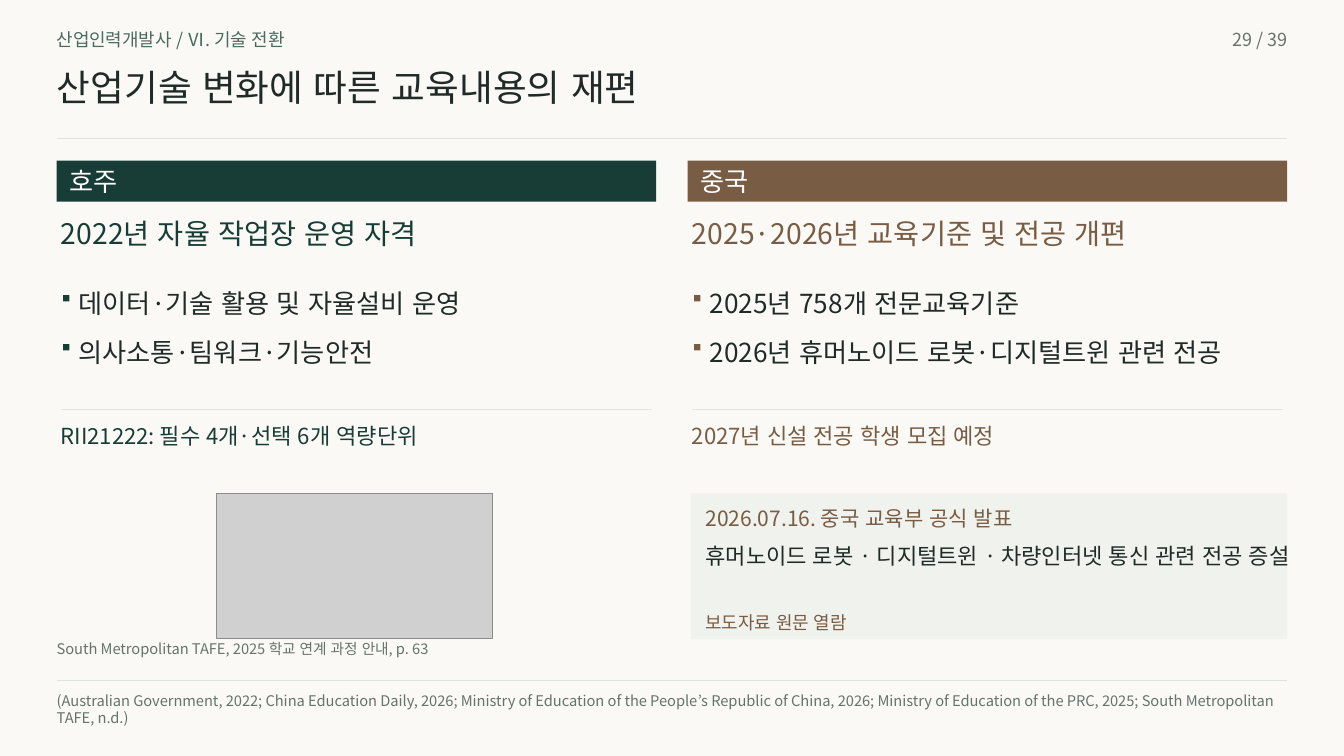
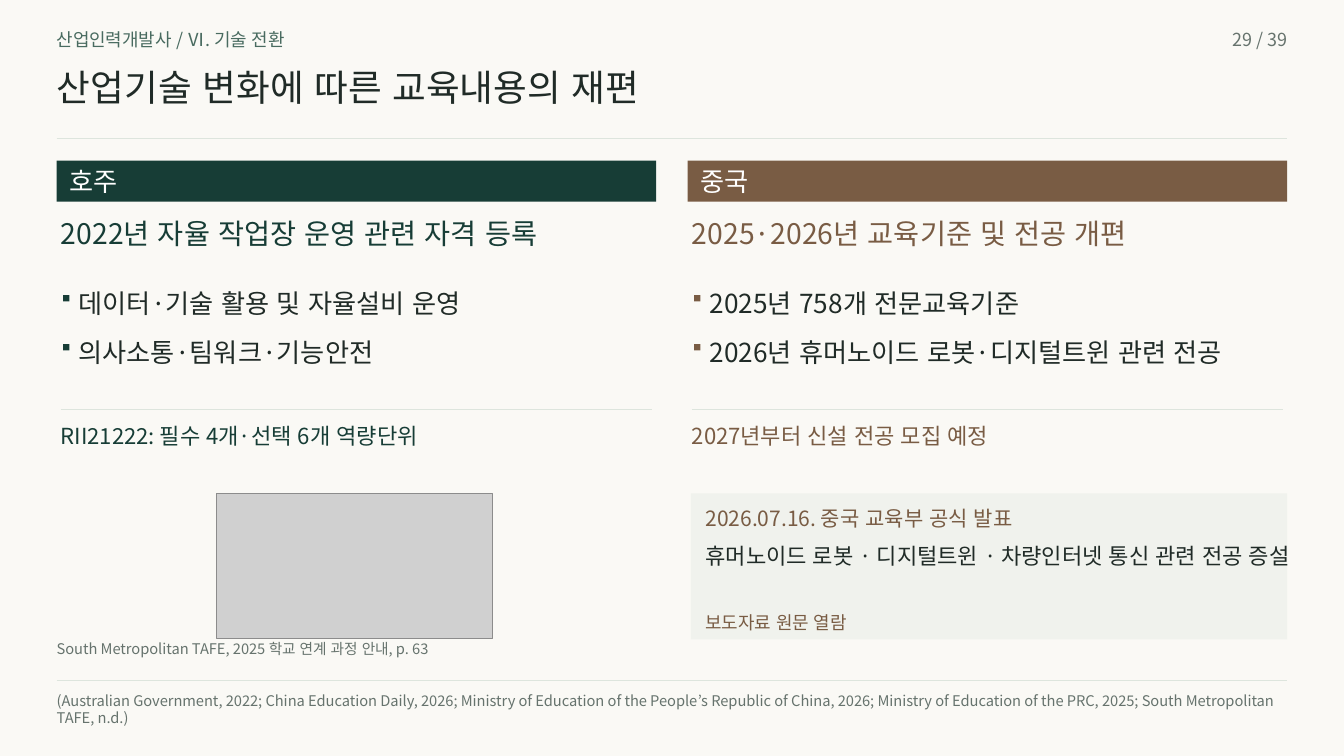
Before and after one commit to 01Chungee10/vet-history-rehearsal, a slide deck: slide 29 of au-cn-2026/presentation.pptx. Drawn at 1344x756 pixels with LibreOffice and Linux fonts; fonts in the diff are those of the drawing; grey boxes stand for pictures. Boxes give left, top, right and bottom in pixels: in the first picture for what was removed or moved away, otherwise in the second. Text is boxed around its words. In the diff, an @@ line names an element or a change of style, - is before the commit and + after.

```diff
--- a/au-cn-2026/presentation.pptx
+++ b/au-cn-2026/presentation.pptx
@@ text at <box>61,220,537,247</box>: text changed @@
-2022년 자율 작업장 운영 자격
+2022년 자율 작업장 운영 관련 자격 등록
@@ text at <box>692,425,989,446</box>: text changed @@
-2027년 신설 전공 학생 모집 예정
+2027년부터 신설 전공 모집 예정
```
Also in this commit, not shown: 8 other slides changed, 19 other files.
